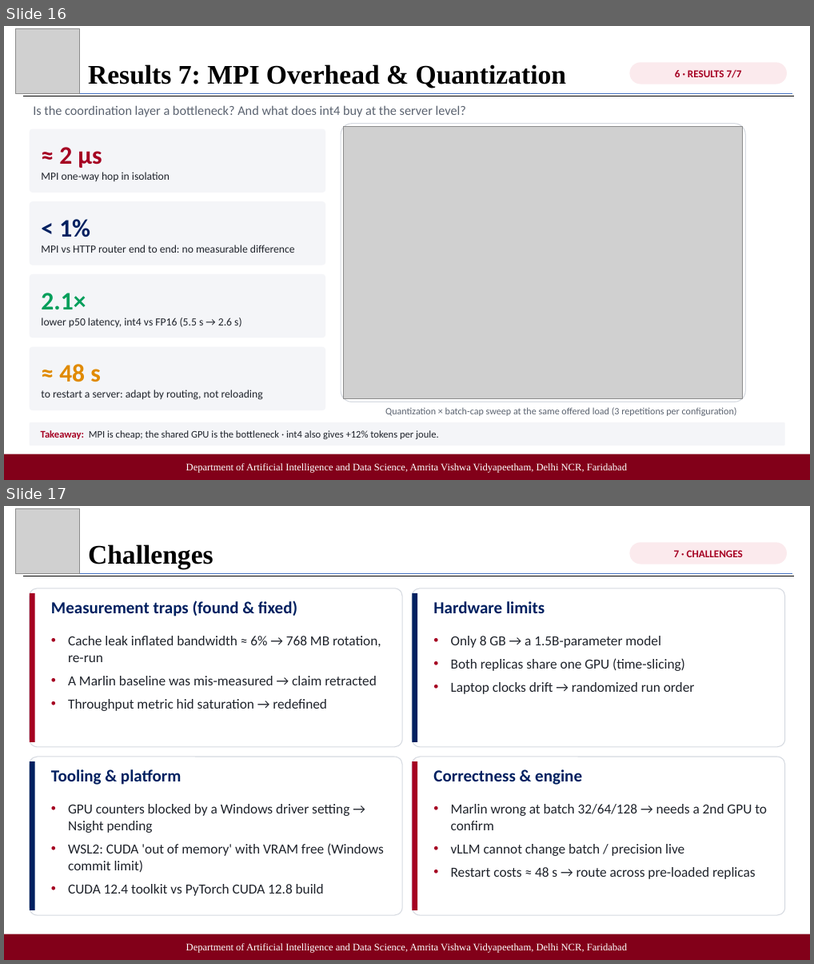
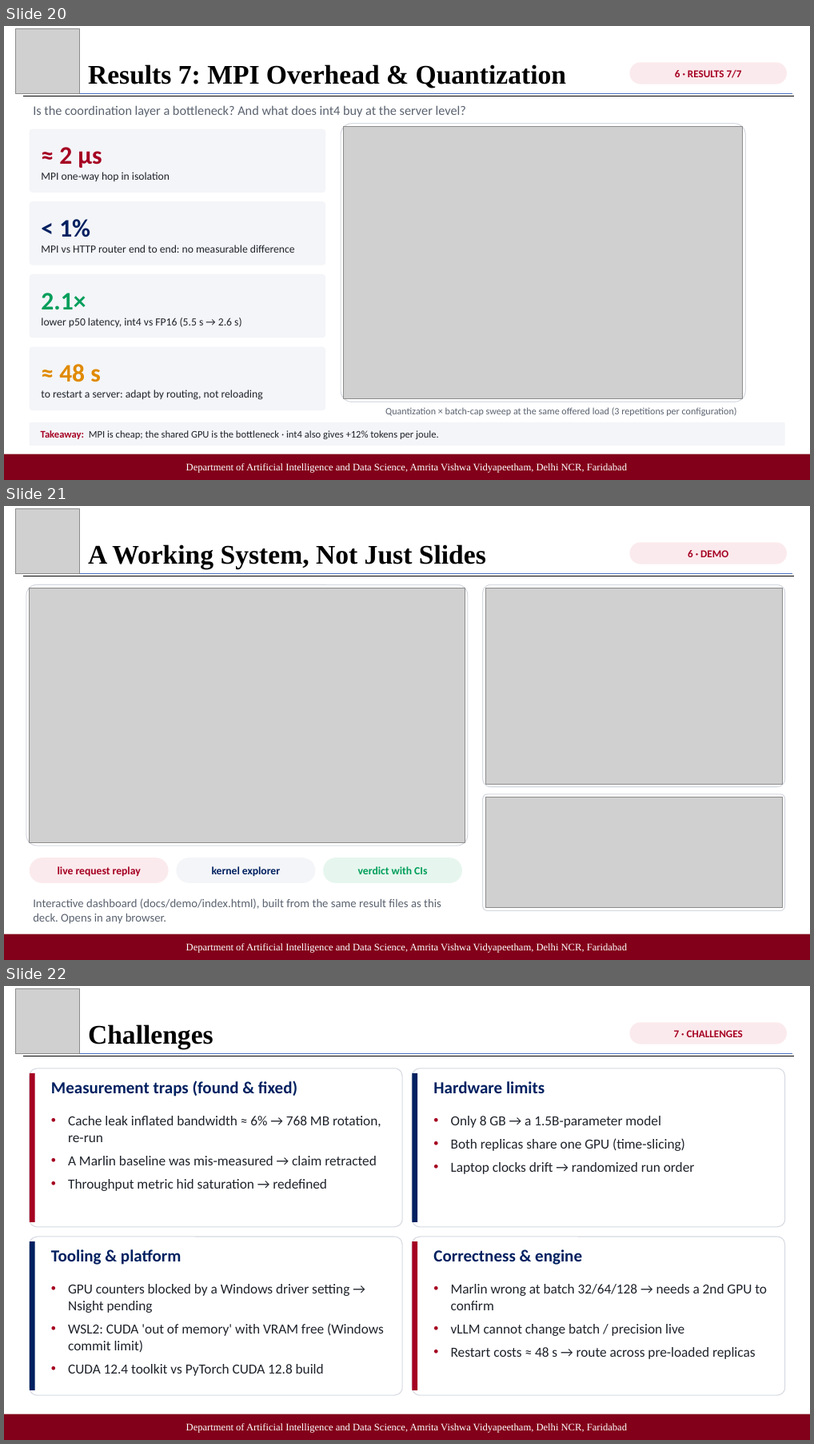
Before and after one commit to Likhith1807/Inferno-Adaptive-LLM-Inference-Serving, a slide deck: docs/Inferno_Final_Presentation_2026.pptx. Shown one above the other, each under a label of ours: slides 16 and 17 before the commit, slides 20, 21 and 22 after it. The pictures are 814x964 and 814x1444 pixels, drawn with LibreOffice and Linux fonts; fonts in the diff are those of the drawing; grey boxes stand for pictures. Boxes give left, top, right and bottom in pixels: in the first picture for what was removed or moved away, otherwise in the second. Text is boxed around its words. In the diff, an @@ line names an element or a change of style, - is before the commit and + after.

```diff
--- a/docs/Inferno_Final_Presentation_2026.pptx
+++ b/docs/Inferno_Final_Presentation_2026.pptx
@@ slide 21 added at <box>4,506,810,960</box>, background #FFFFFF @@
@@ picture added at <box>15,509,80,573</box> @@
@@ text added at <box>88,544,486,568</box>, 32 pt, text #000000, bold @@
+A Working System, Not Just Slides
@@ rounded rectangle added at <box>630,542,787,564</box>, fill #FBEAED, 12.5 pt, text #A50021, bold @@
+6 · DEMO
@@ line added from (22, 573) to (793, 573), #4472C4 0.5 pt @@
@@ line added from (22, 576) to (794, 576), #000000 1 pt @@
@@ rounded rectangle added at <box>26,584,468,845</box>, fill #FFFFFF, outline #D5D9E0 1 pt @@
@@ picture added at <box>30,588,465,842</box> @@
@@ rounded rectangle added at <box>483,584,786,787</box>, fill #FFFFFF, outline #D5D9E0 1 pt @@
@@ picture added at <box>486,588,782,784</box> @@
@@ rounded rectangle added at <box>483,794,786,911</box>, fill #FFFFFF, outline #D5D9E0 1 pt @@
@@ picture added at <box>486,797,782,908</box> @@
@@ rounded rectangle added at <box>30,857,169,883</box>, fill #FBEAED, 13 pt, text #A50021, bold @@
+live request replay
@@ rounded rectangle added at <box>177,857,315,883</box>, fill #F4F5F8, 13 pt, text #002060, bold @@
+kernel explorer
@@ rounded rectangle added at <box>323,857,462,883</box>, fill #E6F6EE, 13 pt, text #009E5A, bold @@
+verdict with CIs
@@ text added at <box>33,898,442,924</box>, 14 pt, text #5B6370 @@
+Interactive dashboard (docs/demo/index.html), built from the same result files as this deck. Opens in any browser.
@@ rectangle added at <box>4,934,810,960</box>, fill #820019, 12 pt, text #FFFFFF @@
+Department of Artificial Intelligence and Data Science, Amrita Vishwa Vidyapeetham, Delhi NCR, Faridabad
@@ page number added at <box>738,933,749,945</box>, 12 pt, text #8C8C8C @@
+21
@@ what was slide 16 is now slide 20 @@
@@ what was slide 17 is now slide 22 @@
```
Also in this commit, not shown: 5 other slides added, 1 other file.
